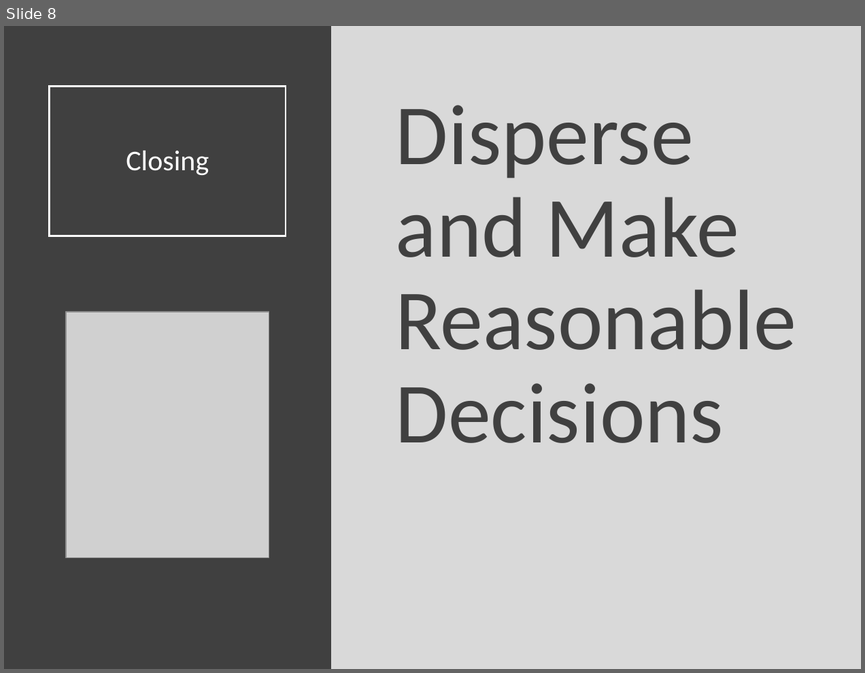
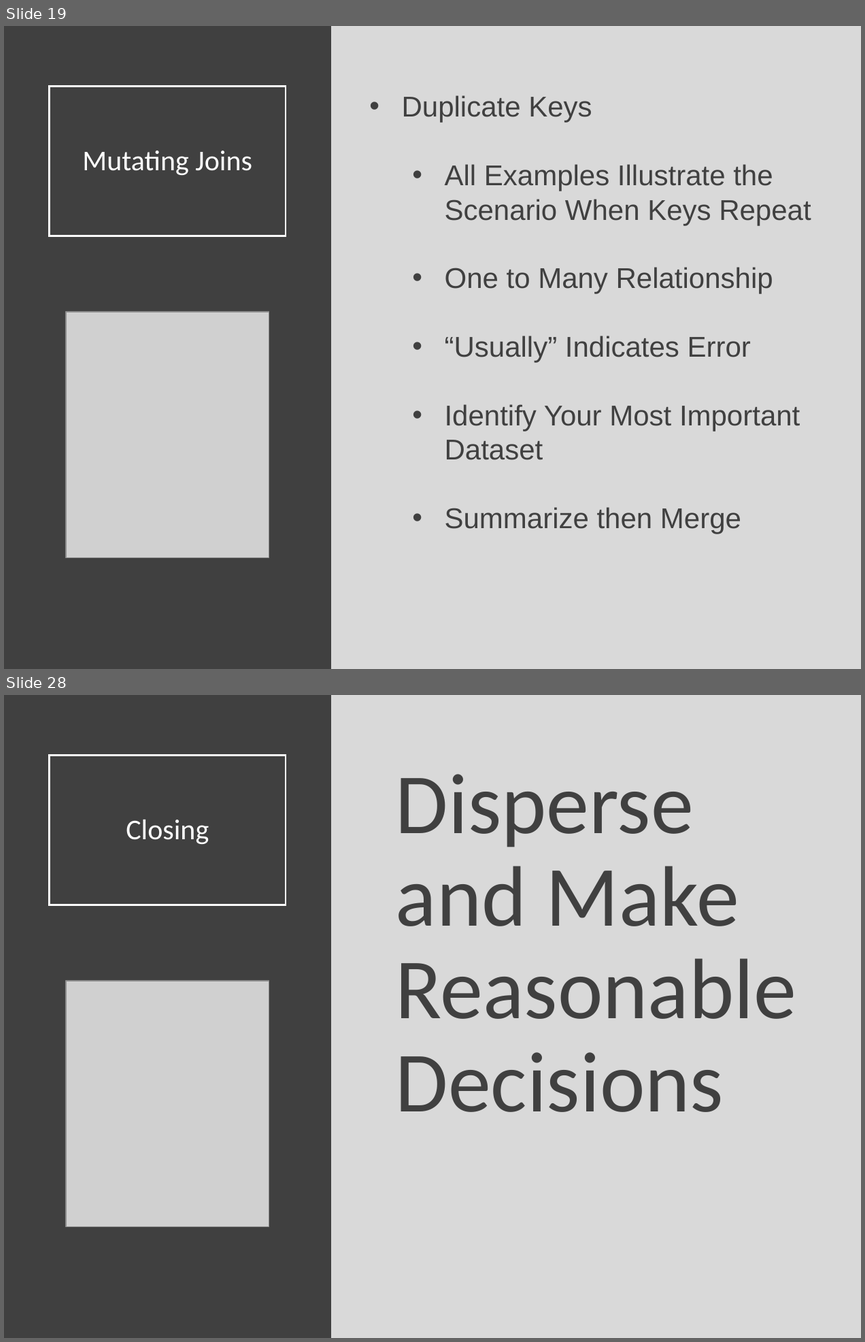
Before and after one commit to Yixf-Self/STOR320_WEBSITE, a slide deck: Lecture/Lecture 14/Lecture 14.pptx. Shown one above the other, each under a label of ours: slide 8 before the commit, slides 19 and 28 after it; the slides between them are not shown. The pictures are 865x673 and 865x1342 pixels, drawn with LibreOffice and Linux fonts; fonts in the diff are those of the drawing; grey boxes stand for pictures. Boxes give left, top, right and bottom in pixels: in the first picture for what was removed or moved away, otherwise in the second. Text is boxed around its words. In the diff, an @@ line names an element or a change of style, - is before the commit and + after.

```diff
--- a/Lecture/Lecture 14/Lecture 14.pptx
+++ b/Lecture/Lecture 14/Lecture 14.pptx
@@ slide 19 added at (x1=4, y1=26, x2=861, y2=669), background #D9D9D9 @@
@@ rectangle added at (x1=4, y1=26, x2=331, y2=669), fill #404040 @@
@@ title added at (x1=50, y1=86, x2=286, y2=236), outline #FFFFFF 1.5 pt, 24 pt, text #FFFFFF @@
+Mutating Joins
@@ text added at (x1=402, y1=95, x2=810, y2=534), 24 pt, text #404040 @@
+• Duplicate Keys
+  • All Examples Illustrate the Scenario When Keys Repeat
+  • One to Many Relationship
+  • “Usually” Indicates Error
+  • Identify Your Most Important Dataset
+  • Summarize then Merge
@@ picture added at (x1=66, y1=312, x2=269, y2=557) @@
@@ what was slide 8 is now slide 28 @@
```
Also in this commit, not shown: 26 other slides added, 7 slides removed, 6 other files.
